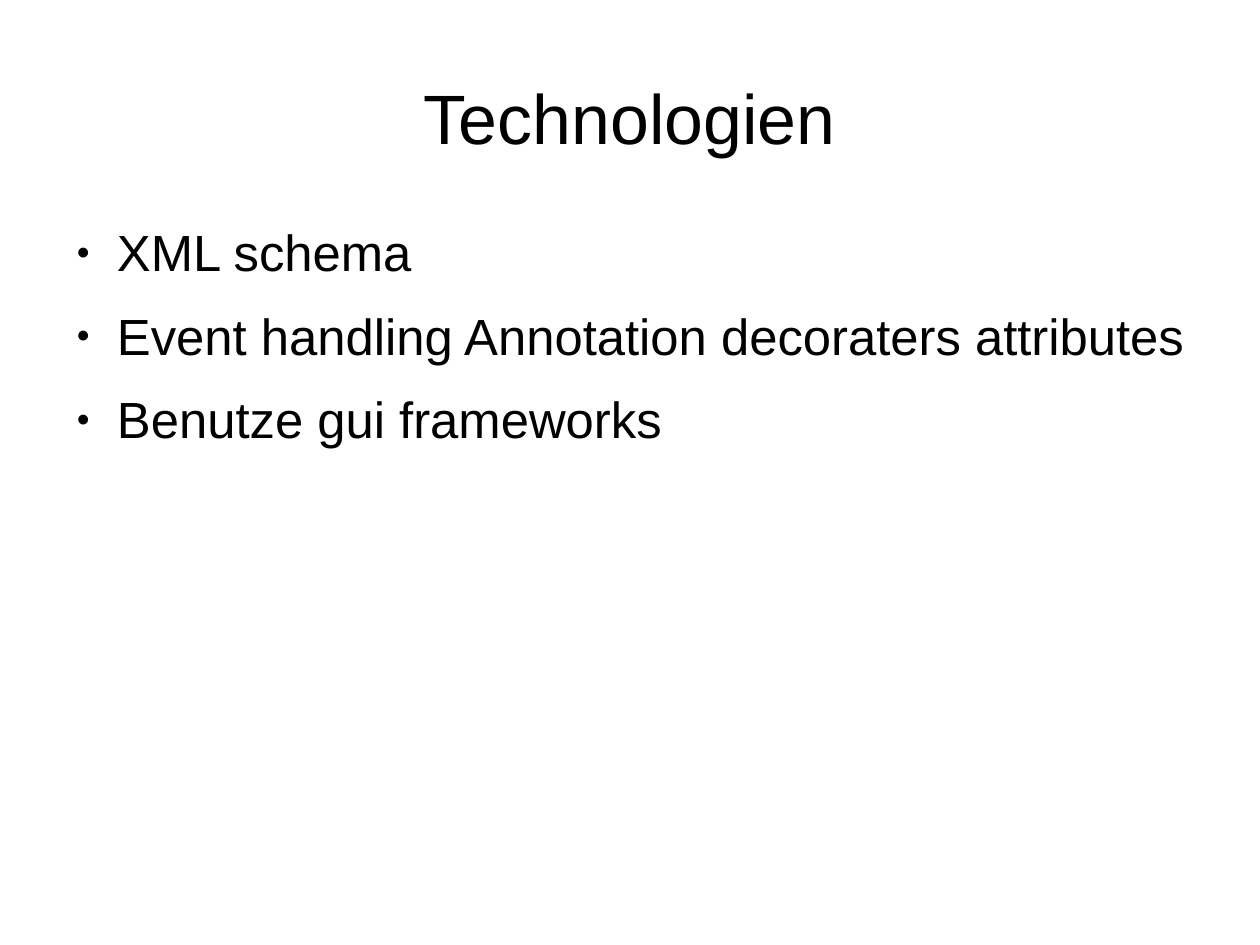
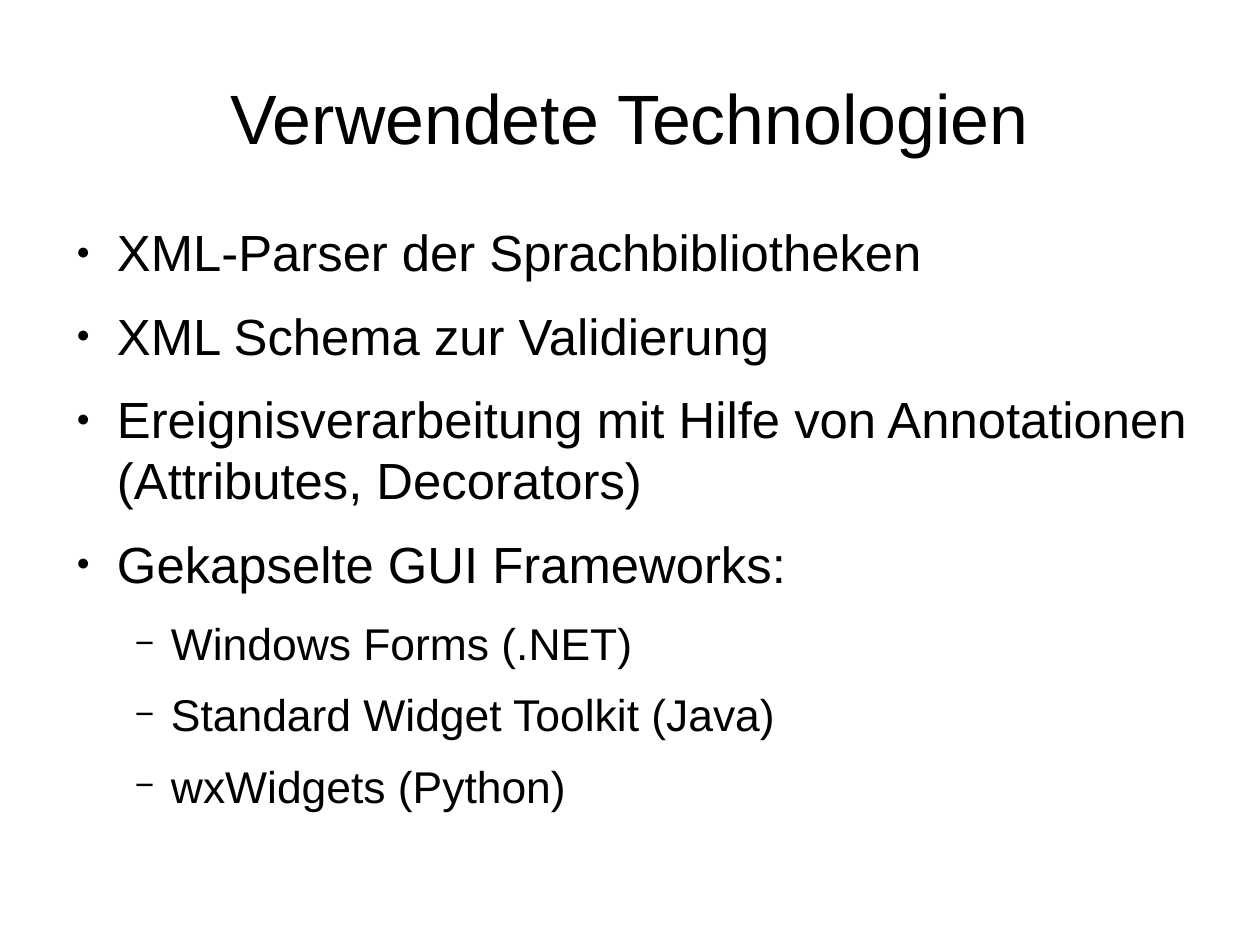
Before and after one commit to hheimbuerger/yaxgl, a slide deck: slide 5 of documents/Praesentationen/Projektabschlusspraesentation.odp (slide 6 before the commit). Drawn at 1260x945 pixels with LibreOffice and Linux fonts; fonts in the diff are those of the drawing; background and template pictures are left out. Boxes give left, top, right and bottom in pixels: in the first picture for what was removed or moved away, otherwise in the second. Text is boxed around its words. In the diff, an @@ line names an element or a change of style, - is before the commit and + after.

Commit message:
* added various stuff to presentation * updated my to-dos * updated Python library # added a missing svn:ignore property

```diff
--- a/documents/Praesentationen/Projektabschlusspraesentation.odp
+++ b/documents/Praesentationen/Projektabschlusspraesentation.odp
@@ title at <box>230,93,1029,157</box>: text changed @@
-Technologien
+Verwendete Technologien
@@ text at <box>117,234,1186,812</box>: text changed @@
-● XML schema
-● Event handling Annotation decoraters attributes
-● Benutze gui frameworks
+● XML-Parser der Sprachbibliotheken
+● XML Schema zur Validierung
+● Ereignisverarbeitung mit Hilfe von Annotationen (Attributes, Decorators)
+● Gekapselte GUI Frameworks:
+  − Windows Forms (.NET)
+  − Standard Widget Toolkit (Java)
+  − wxWidgets (Python)
```
Also in this commit, not shown: 5 other slides changed, 2 slides added, 3 slides removed, 7 other files.
